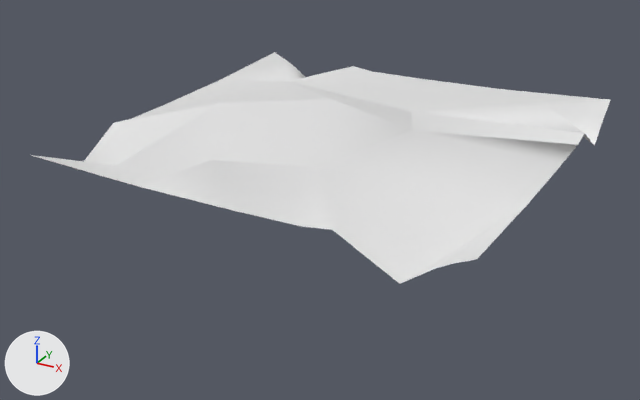
Before and after pictures for a commit that changed the glTF model Rogue-Robots/Assets/Models/ModularBlocks/Floor1_Col.gltf.
Camera for both pictures: a 50 mm camera at (4.49, -8.78, 4.07) aimed at (-0.16, -0.33, -0.15). The axes (+X, +Y, +Z) are drawn at lower left. The lights are the same throughout. Vertices at the same position are counted once.

Objects in the first picture: 'Floor1_Col'.
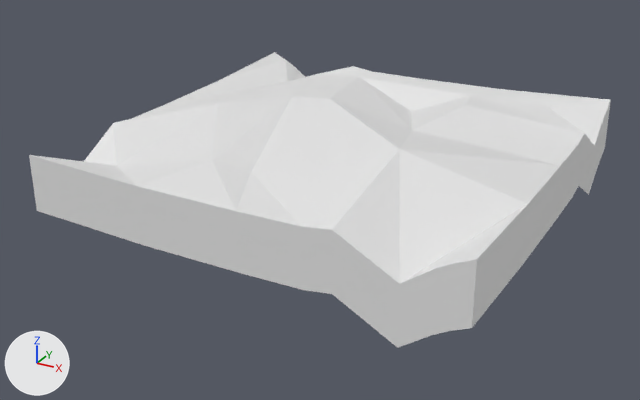
Location of each change, [x1, y1, x2, y2] in pixels of the pictures (640 x 400 px):
'Floor1_Col', reshaped (27% taller): before [31, 52, 611, 284]; after [29, 52, 611, 348]
part 1 of me_scene_014, built on: before [234, 68, 585, 284]; after [29, 68, 611, 348]

Patch to the scene script:
```diff
--- a/Rogue-Robots/Assets/Models/ModularBlocks/Floor1_Col.gltf.py
+++ b/Rogue-Robots/Assets/Models/ModularBlocks/Floor1_Col.gltf.py
@@ me_scene_014 @@
 # used by ob_floor1_col; location = (0.0, 0.0, 0.0)
-me_scene_014.from_pydata(...)  # 41 vertices, 48 faces; spans x -2.5..2.5, y -2.5..2.5, z 0.31..0.85
+me_scene_014.from_pydata(...)  # 96 vertices, 348 faces; spans x -2.5..2.51, y -2.51..2.5, z -0.34..0.98
+# me_scene_014 part 1
+# 22 faces are deleted
+# 19 vertices are added at x -2.49..2.51, y -2.51..2.49, z -0.11..0.98
+# 28 new vertices lie (0.01, -0.01, -0.65) away from vertices in x -2.5..2.5, y -2.5..2.5, z 0.31..0.85
+# 8 new vertices lie (0.01, 0.0, -0.65) away from vertices in x -2.5..2.5, y -2.15..1.98, z 0.48..0.75
+# 322 new faces join them
+# me_scene_014 part 2: the surface is now shaded flat
```
